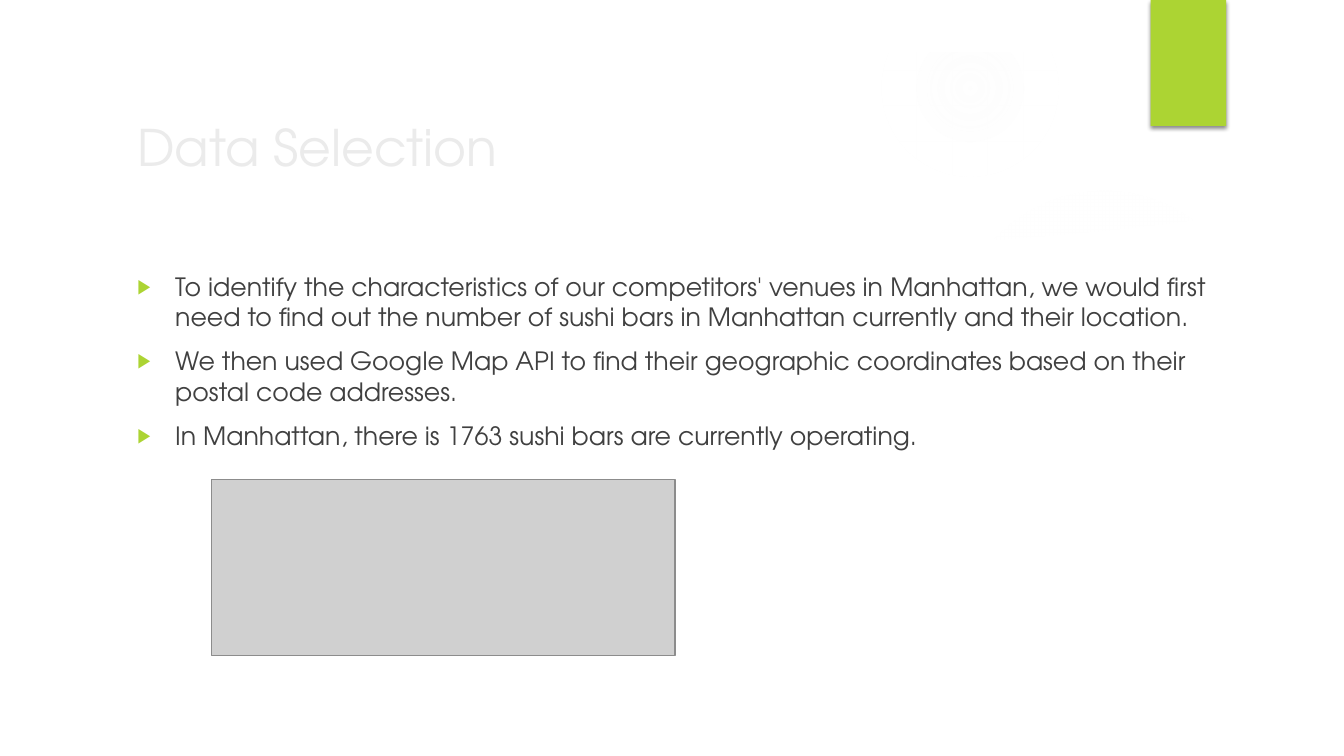
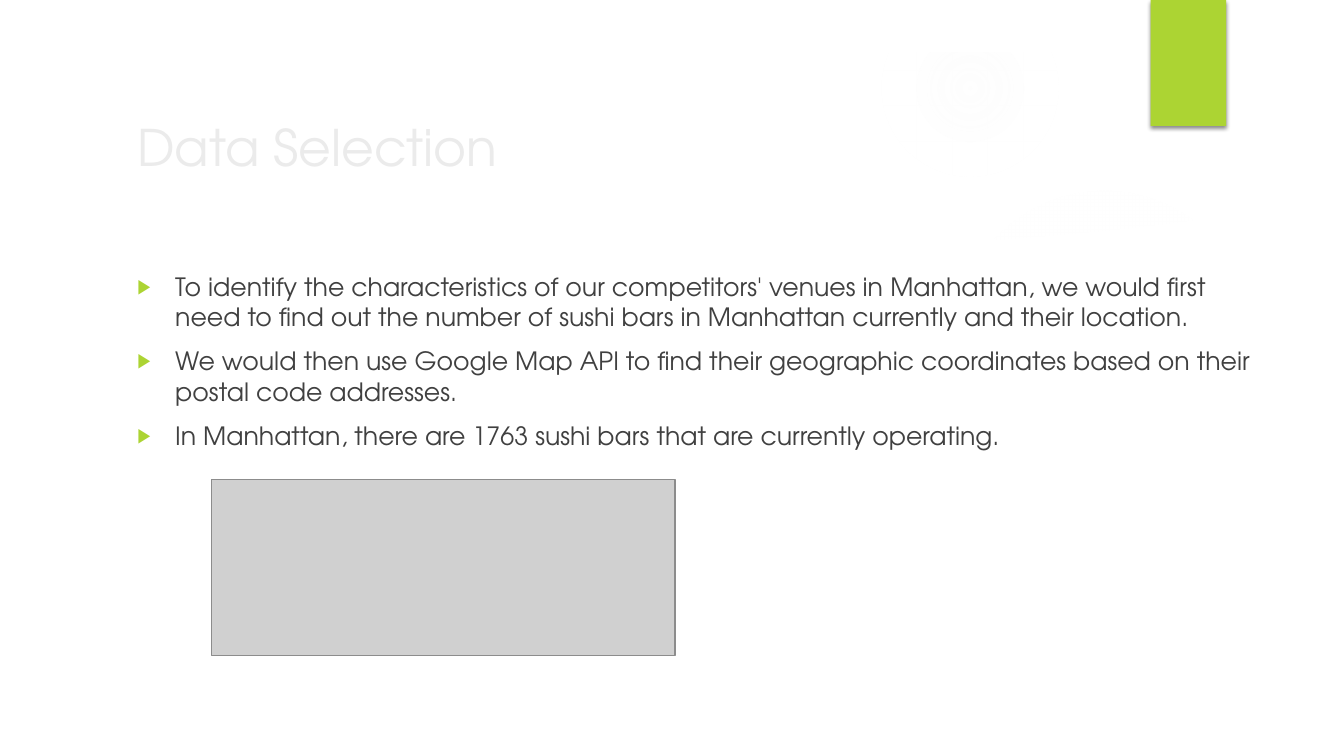
Before and after one commit to RaviTejaMandapati89/Github-and-IBM-Integration-capstone, a slide deck: slide 4 of project_presentation.pptx. Drawn at 1344x756 pixels with LibreOffice and Linux fonts; fonts in the diff are those of the drawing; grey boxes stand for pictures; background and template pictures are left out. Boxes give left, top, right and bottom in pixels: in the first picture for what was removed or moved away, otherwise in the second. Text is boxed around its words. In the diff, an @@ line names an element or a change of style, - is before the commit and + after.

```diff
--- a/project_presentation.pptx
+++ b/project_presentation.pptx
@@ text at [175,351,1250,451]: text changed @@
-▶ We then used Google Map API to find their geographic coordinates based on their postal code addresses.
-▶ In Manhattan, there is 1763 sushi bars are currently operating.
+▶ We would then use Google Map API to find their geographic coordinates based on their postal code addresses.
+▶ In Manhattan, there are 1763 sushi bars that are currently operating.
```
Also in this commit, not shown: 13 other slides changed.
